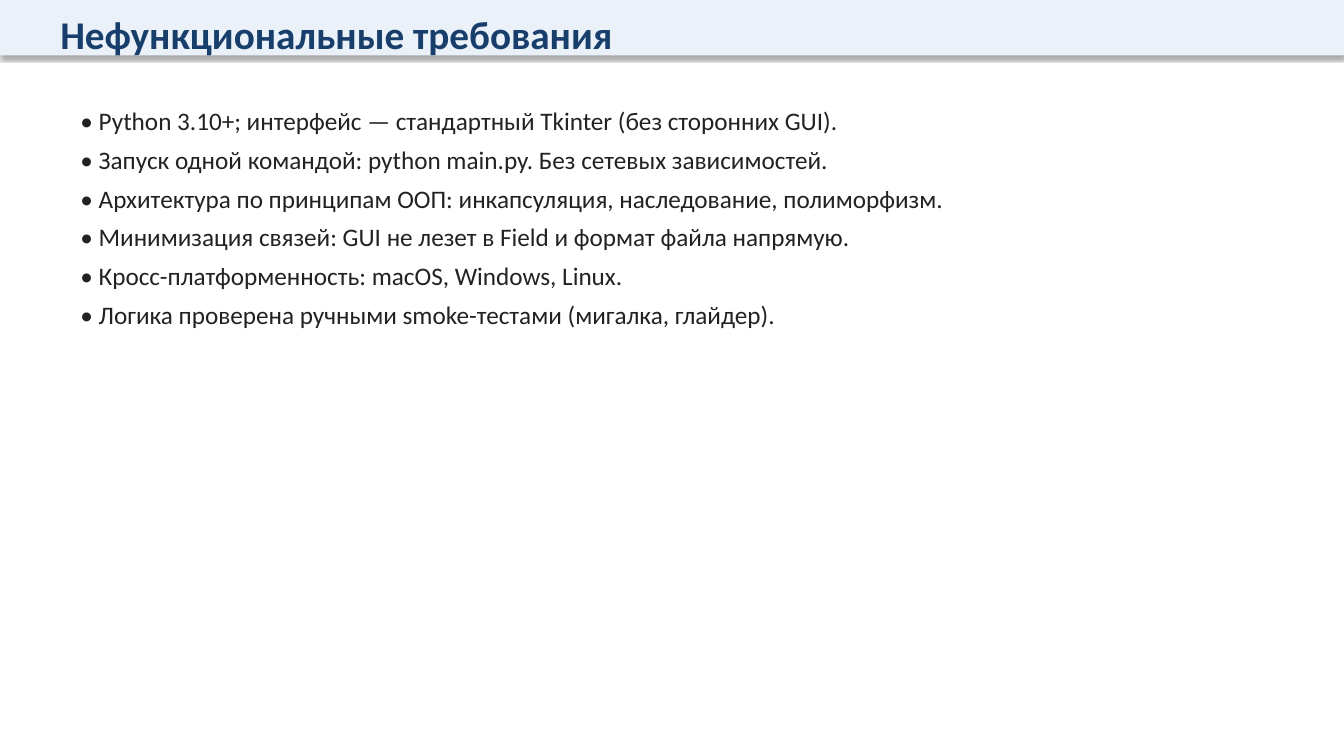
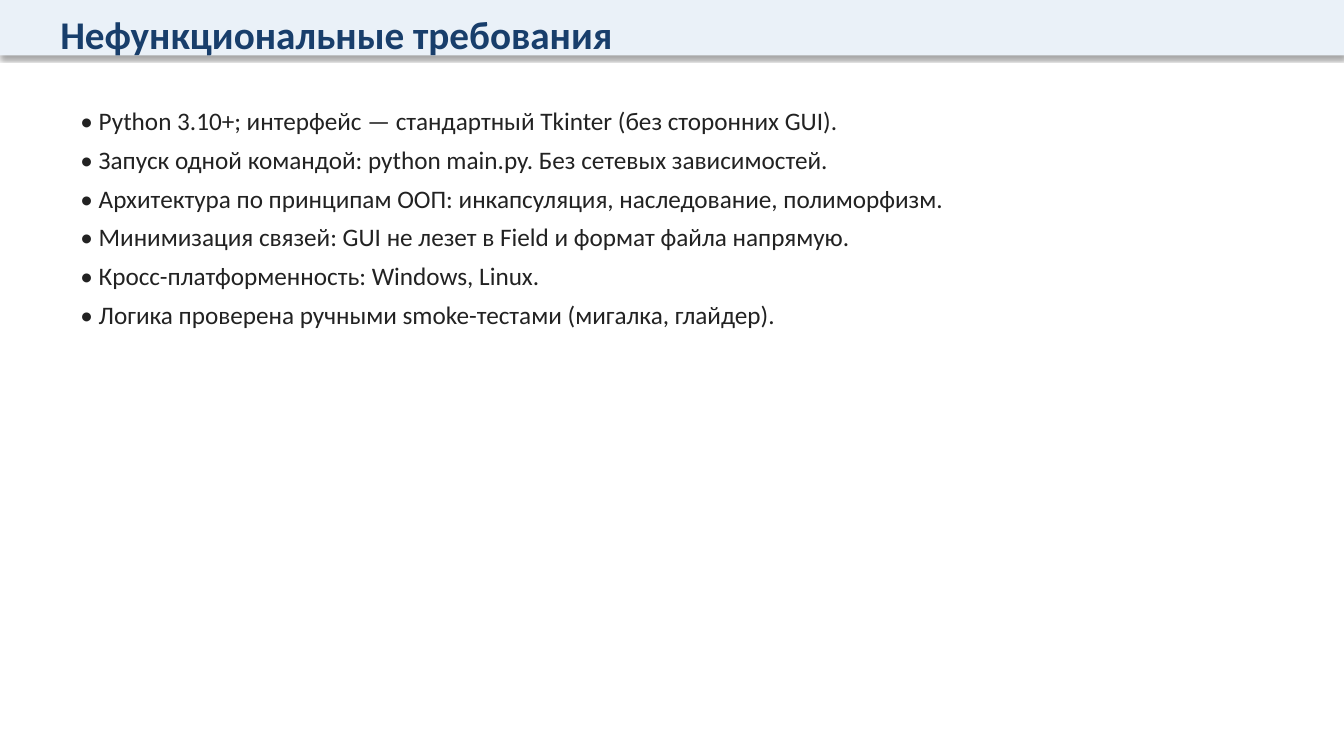
Before and after one commit to Dizrane/gamelife, a slide deck: slide 5 of docs/Презентация.pptx. Drawn at 1344x756 pixels with LibreOffice and Linux fonts; fonts in the diff are those of the drawing. Boxes give left, top, right and bottom in pixels: in the first picture for what was removed or moved away, otherwise in the second. Text is boxed around its words. In the diff, an @@ line names an element or a change of style, - is before the commit and + after.

```diff
--- a/docs/Презентация.pptx
+++ b/docs/Презентация.pptx
@@ text at (99,267,539,289): text changed @@
-• Кросс-платформенность: macOS, Windows, Linux.
+• Кросс-платформенность: Windows, Linux.
```
Also in this commit, not shown: 1 other slide changed, 2 other files.
